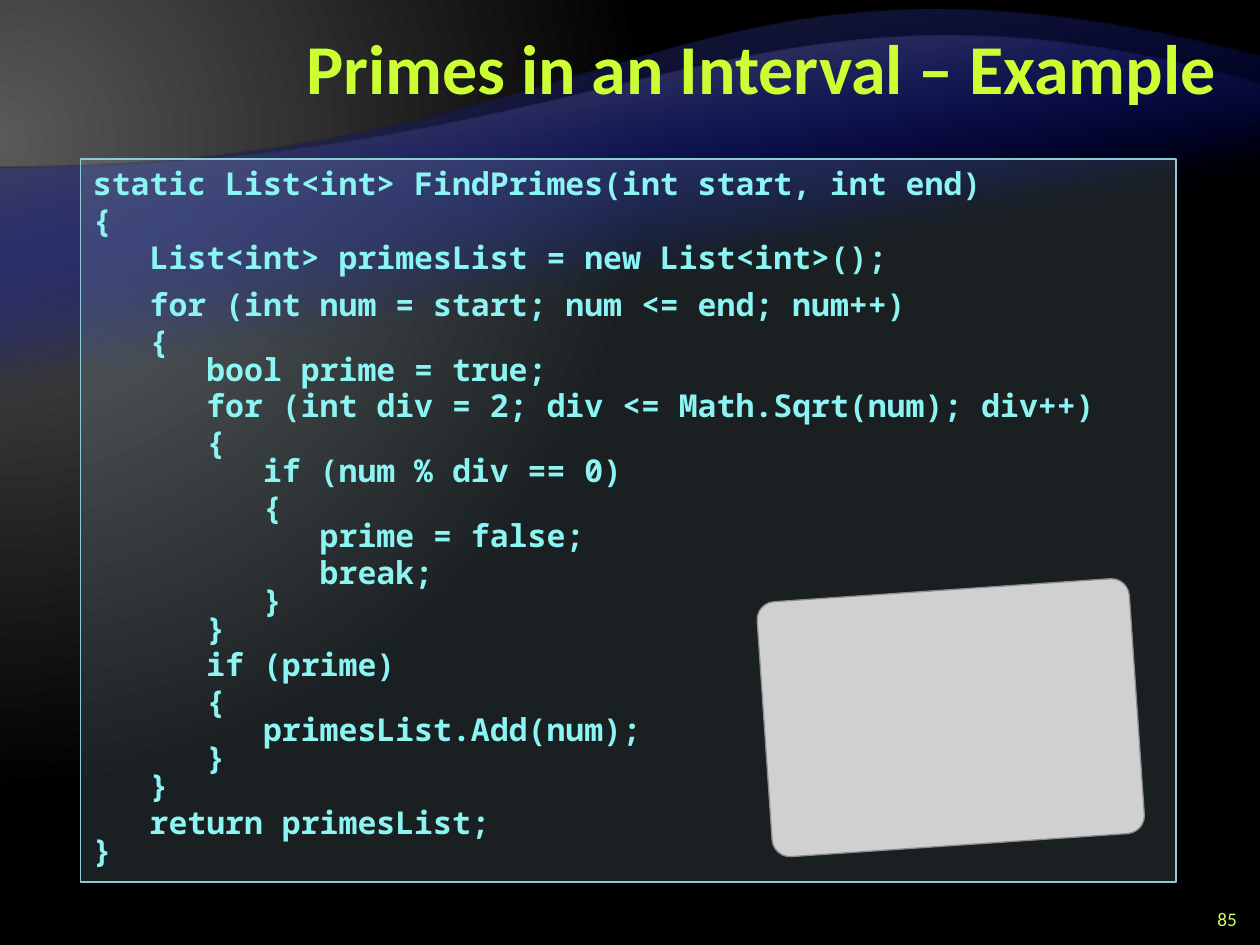
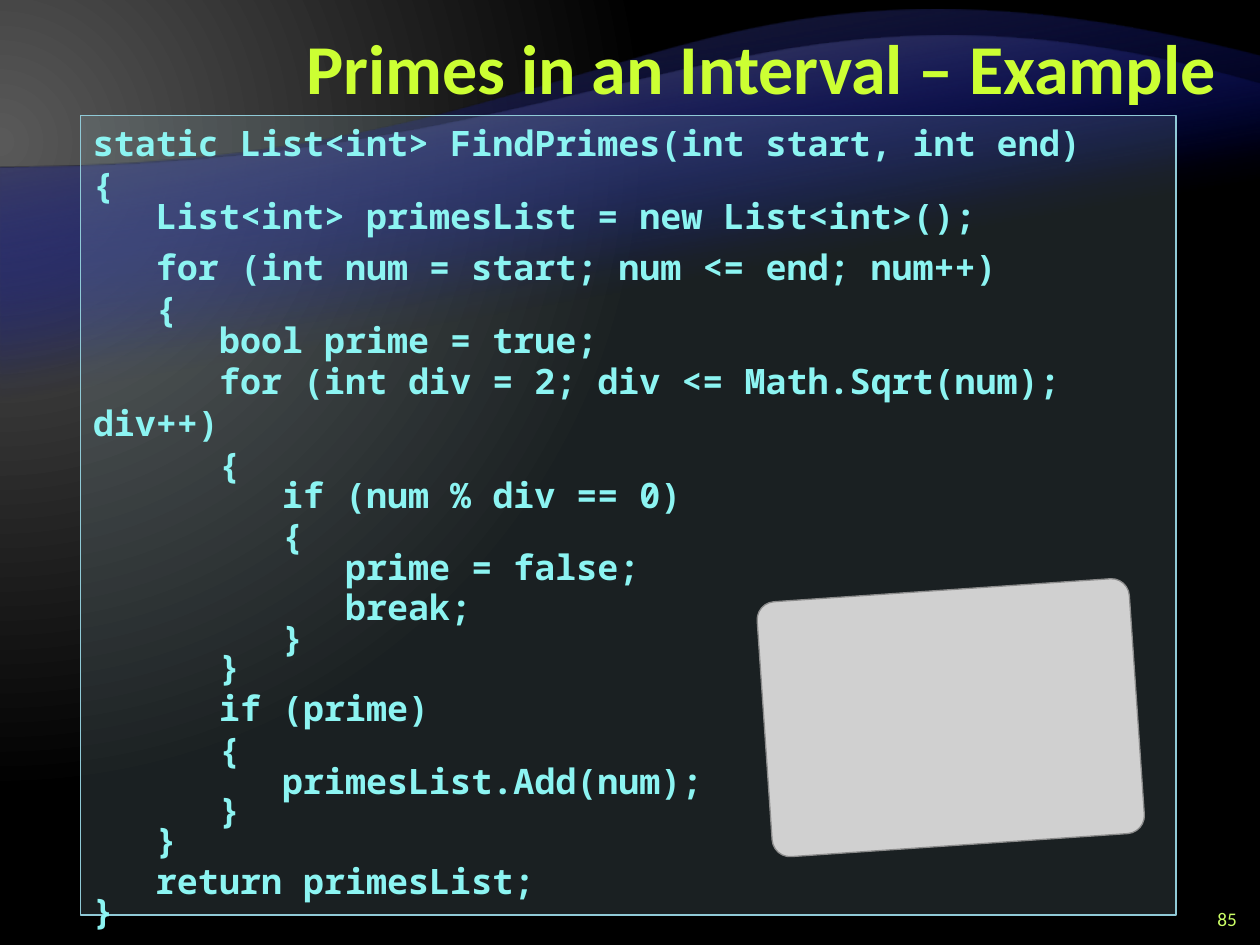
Before and after one commit to Graveheart/aspnetcourse, a slide deck: slide 85 of 2010/lectures/3. CSharp Language Overview - Part II.pptx. Drawn at 1260x945 pixels with LibreOffice and Linux fonts; fonts in the diff are those of the drawing; grey boxes stand for pictures; background and template pictures are left out. Boxes give left, top, right and bottom in pixels: in the first picture for what was removed or moved away, otherwise in the second. Text is boxed around its words. In the diff, an @@ line names an element or a change of style, - is before the commit and + after.

```diff
--- a/2010/lectures/3. CSharp Language Overview - Part II.pptx
+++ b/2010/lectures/3. CSharp Language Overview - Part II.pptx
@@ rectangle "static List<int> FindPrimes(int start, int ...": place and size @@
-rectangle "static List<int> FindPrimes(int start, int ..." at (81,159,1176,882)
+rectangle "static List<int> FindPrimes(int start, int ..." at (81,116,1176,915)
@@ rectangle "static List<int> FindPrimes(int start, int ..." at (81,116,1176,915): size 18 to 20 pt; line spacing 21pt to 1; line spacing 21pt to 0.7; line spacing 16pt to 0.7 @@
```
Also in this commit, not shown: 88 other slides changed.
